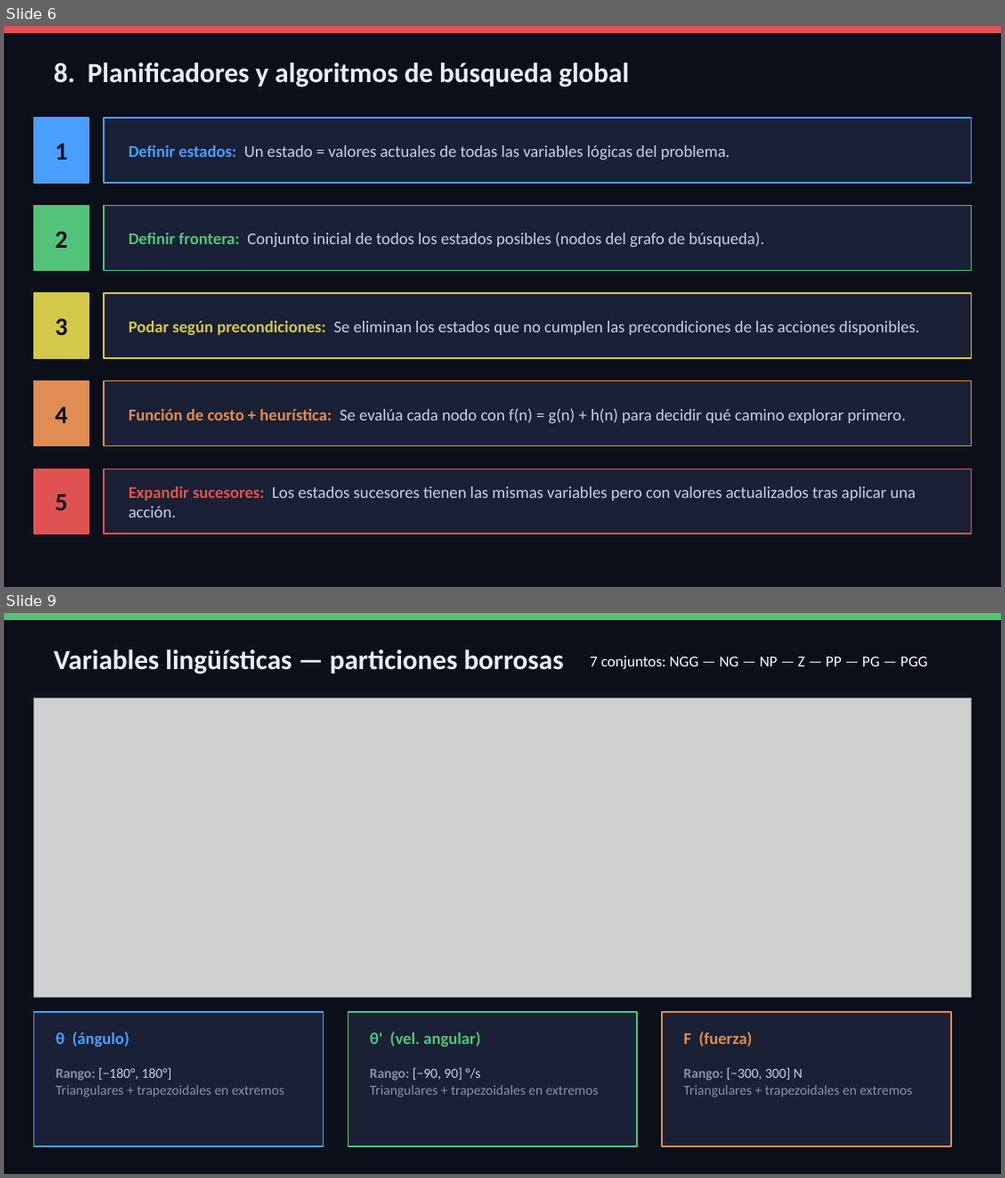
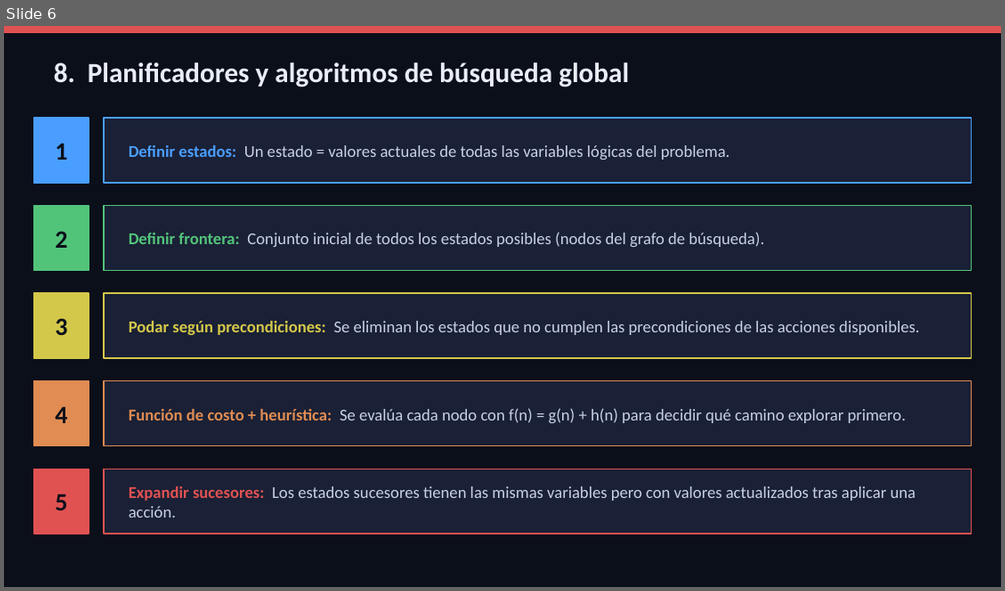
Before and after one commit to Juan-Stella/IA2, a slide deck: Unidad 2/pendulo_fam.pptx. Shown one above the other, each under a label of ours: slides 6 and 9 before the commit, slide 6 after it; the slides between them are not shown. The pictures are 1005x1178 and 1005x591 pixels, drawn with LibreOffice and Linux fonts; fonts in the diff are those of the drawing; grey boxes stand for pictures. Boxes give left, top, right and bottom in pixels: in the first picture for what was removed or moved away, otherwise in the second. Text is boxed around its words. In the diff, an @@ line names an element or a change of style, - is before the commit and + after.

```diff
--- a/Unidad 2/pendulo_fam.pptx
+++ b/Unidad 2/pendulo_fam.pptx
@@ slide 9 removed at [4, 613, 1001, 1174], background #0B0F1A @@
@@ rectangle removed at [4, 613, 1001, 620] @@
@@ text removed at [54, 649, 564, 674] @@
-Variables lingüísticas — particiones borrosas
@@ text removed at [590, 656, 927, 669] @@
-7 conjuntos: NGG — NG — NP — Z — PP — PG — PGG
@@ picture removed at [34, 698, 971, 997] @@
@@ rectangle removed at [34, 1012, 323, 1146] @@
@@ rectangle removed at [348, 1012, 637, 1146] @@
@@ rectangle removed at [662, 1012, 951, 1146] @@
@@ text removed at [56, 1031, 129, 1046] @@
-θ (ángulo)
@@ text removed at [370, 1031, 480, 1046] @@
-θ' (vel. angular)
@@ text removed at [684, 1031, 752, 1046] @@
-F (fuerza)
@@ text removed at [56, 1067, 284, 1097] @@
-Rango: [−180°, 180°]
-Triangulares + trapezoidales en extremos
@@ text removed at [370, 1067, 599, 1097] @@
-Rango: [−90, 90] °/s
-Triangulares + trapezoidales en extremos
@@ text removed at [684, 1067, 912, 1097] @@
-Rango: [−300, 300] N
-Triangulares + trapezoidales en extremos
```
Also in this commit, not shown: 1 slide changed, 5 other slides removed, 2 other files.
